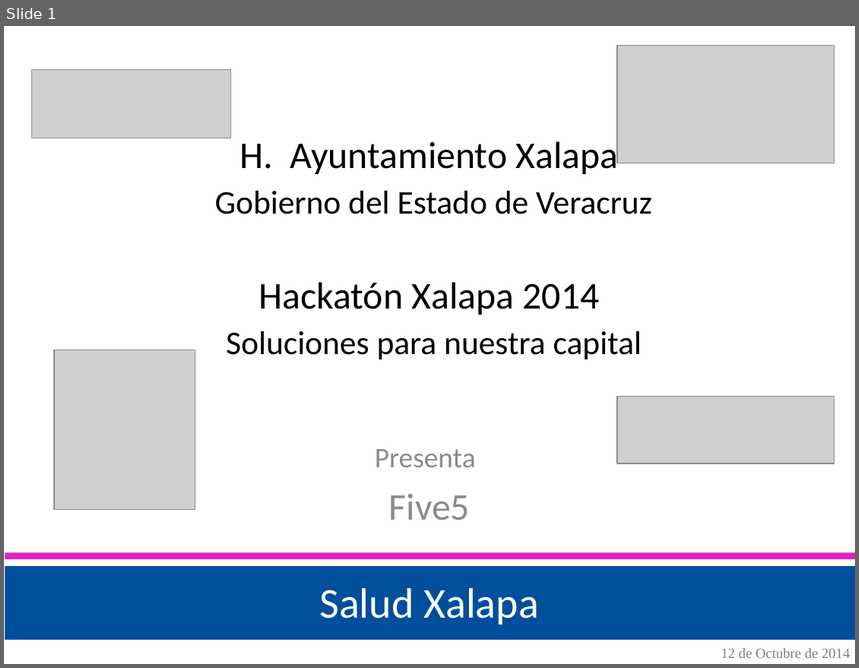
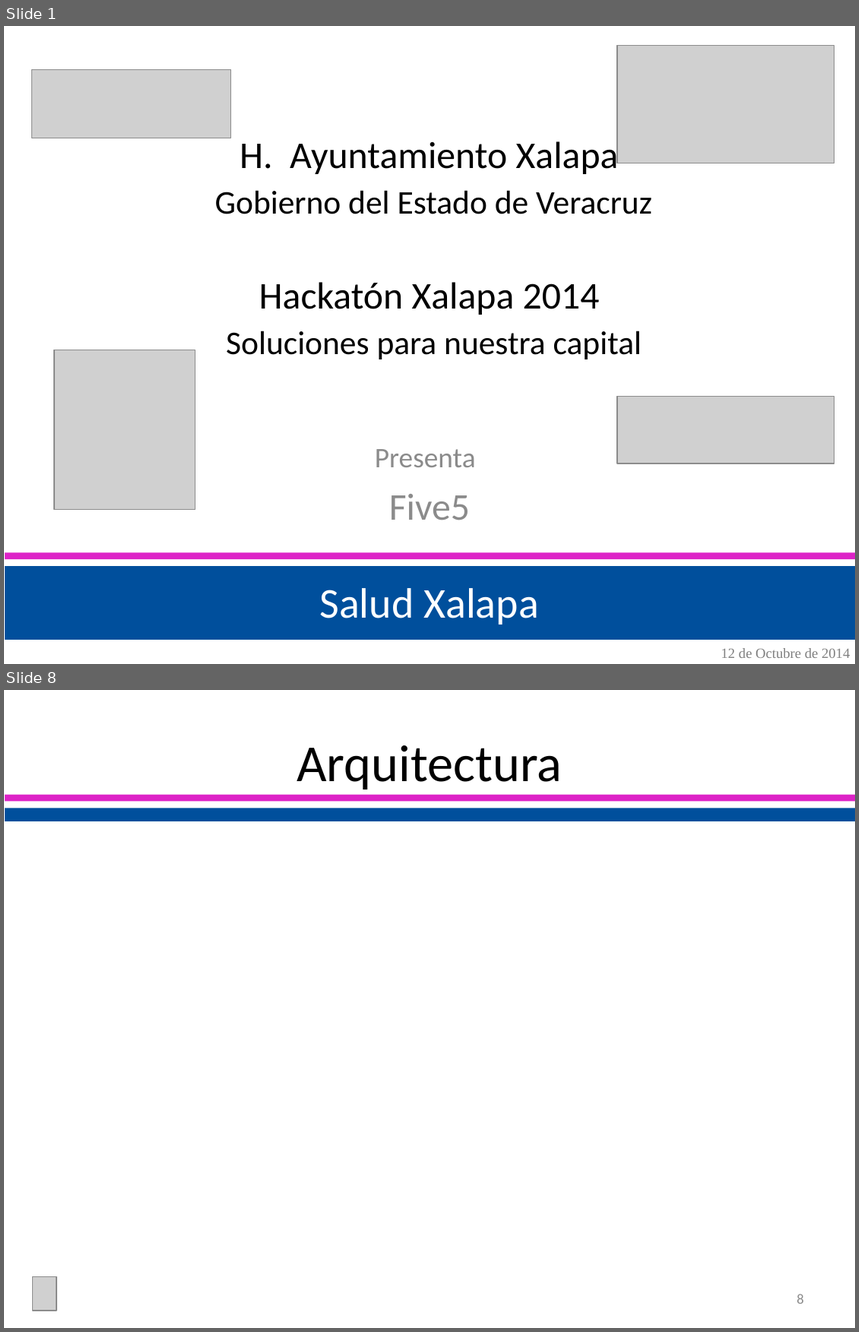
Before and after one commit to HackatonFive5/SaludXalapa, a slide deck: resources/SS Salud Xalapa.pptx. Shown one above the other, each under a label of ours: slide 1 before the commit, slides 1 and 8 after it; the slides between them are not shown. The pictures are 859x668 and 859x1332 pixels, drawn with LibreOffice and Linux fonts; fonts in the diff are those of the drawing; grey boxes stand for pictures. Boxes give left, top, right and bottom in pixels: in the first picture for what was removed or moved away, otherwise in the second. Text is boxed around its words. In the diff, an @@ line names an element or a change of style, - is before the commit and + after.

```diff
--- a/resources/SS Salud Xalapa.pptx
+++ b/resources/SS Salud Xalapa.pptx
@@ slide 8 added at bbox=[4, 690, 855, 1328], background #FFFFFF @@
@@ title added at bbox=[297, 745, 562, 790], 44 pt, text #000000 @@
+Arquitectura
@@ rectangle added at bbox=[5, 795, 855, 802], fill #DD23C7 @@
@@ rectangle added at bbox=[5, 809, 855, 822], fill #004F9C @@
@@ picture added at bbox=[33, 1277, 56, 1312] @@
@@ page number added at bbox=[797, 1294, 804, 1304], 12 pt, text #8C8C8C @@
+8
```
Also in this commit, not shown: 9 other slides added, 1 slide removed, 4 other files.
